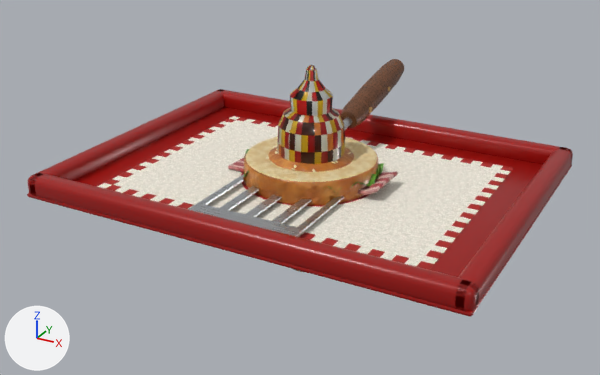
Renders of the glTF model apps/client/public/art/food.gltf from each side of a commit.
Before and after are seen from a 50 mm lens placed at (0.326, -0.614, 0.289), pointed at (-0.013, 0.003, -0.02). Lighting does not change. The marker at lower left points along +X, +Y and +Z. The older version comes first.

In view in the first picture: 'bacon', 'bbq_bottle', 'bun_bottom', 'bun_top', 'ketchup_bottle', 'mayo_bottle', 'mustard_bottle', 'spatula', 'tray' and 2 more.
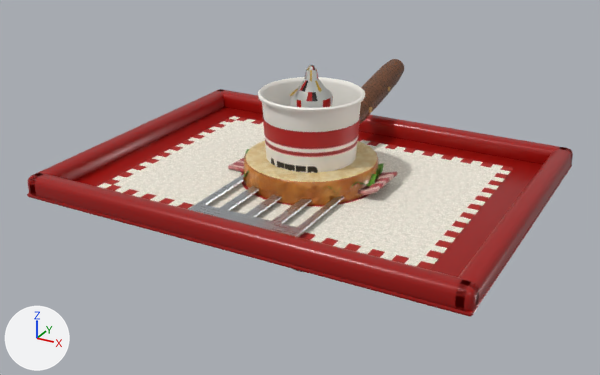
Diff of the bpy script that builds the scene:
```diff
--- a/apps/client/public/art/food.gltf.py
+++ b/apps/client/public/art/food.gltf.py
@@ img_cup_print @@
+img_cup_print = load_image('cup_print', 'textures/cup_print.webp', 512, 128, 'sRGB')
@@ mat_cup_paper @@
+mat_cup_paper = principled_material('cup_paper')
+mat_cup_paper.base_color = (0.89, 0.869, 0.807)  # white #f2f0e8
+mat_cup_paper.roughness = 0.55
@@ mat_cup_print @@
+mat_cup_print = principled_material('cup_print')
+mat_cup_print.texture = img_cup_print
@@ me_cup @@
+me_cup.from_pydata(...)  # 442 vertices, 800 faces; spans x -0.047..0.047, y -0.047..0.047, z -0.075..0.075
+# faces by material slot: [720, 80]
+me_cup.materials.append(mat_cup_paper)  # white #f2f0e8
+me_cup.materials.append(mat_cup_print)  # picture img_cup_print
@@ ob_cup @@
+ob_cup = bpy.data.objects.new('cup', me_cup)
+ob_cup.location = (0.0, 0.0, 0.0)
```

Where the change shows, as pixel boxes (x1, y1, x2, y2) in the pictures (600 x 375 px):
'cup', added
    after: (258, 77, 365, 173)
    faces in mat_cup_paper (white #f2f0e8): (258, 77, 365, 132)
    faces in mat_cup_print (picture img_cup_print): (263, 117, 360, 173)
'ketchup_bottle', unchanged, covered by the edit
    before: (278, 65, 344, 272)
    after: (297, 66, 327, 272)
'bbq_bottle', unchanged, covered by the edit
    before: (282, 66, 345, 269)
    after: (302, 65, 318, 101)
